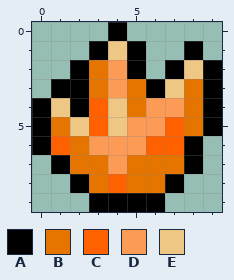
A pixel-art sprite gets an edit: res/objects/negravitite/graphics.png. The picture above was drawn from the file before the commit.
The file is 32x32 pixels. The old version is drawn lined up with the new one, on the new canvas.
Palette (. is transparent): A #000000  B #e67500  C #ff6000  D #fc9b55  E #edc783
Pixels before, first column x 0:
 0 ....A.....
 1 ...AEA..A.
 2 ..ABDA.AEA
 3 .AABDBAEBA
 4 AEACEBDDBA
 5 ABECEDDCBA
 6 ACBDDDCCA.
 7 .ABBDBBBA.
 8 ..ABCBBA..
 9 ...AAAA...
The same view after the edit:
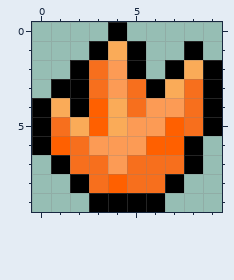
Changes in this commit:
canvas 32x32 -> 10x10, the old top-left corner now at -11,-9 (the part of the old canvas that was cut away was empty and is not shown)
Colour B changes from #e67500 to #f76f1d.
Colour E changes from #edc783 to #faab58.
Pixel boxes of the changes (left, top, right, bottom) in both pictures:
changed: (51, 41, 203, 193)
